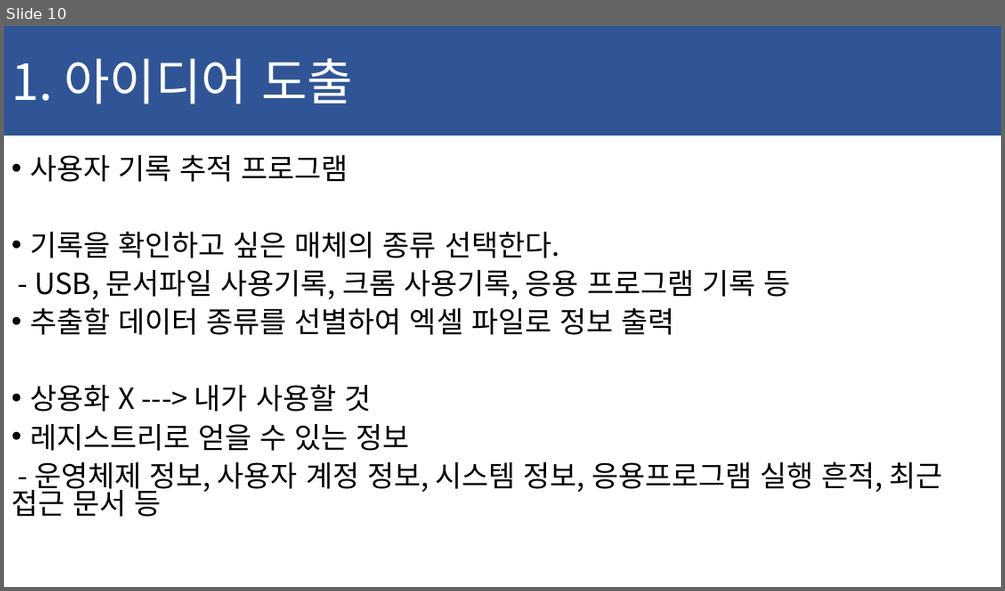
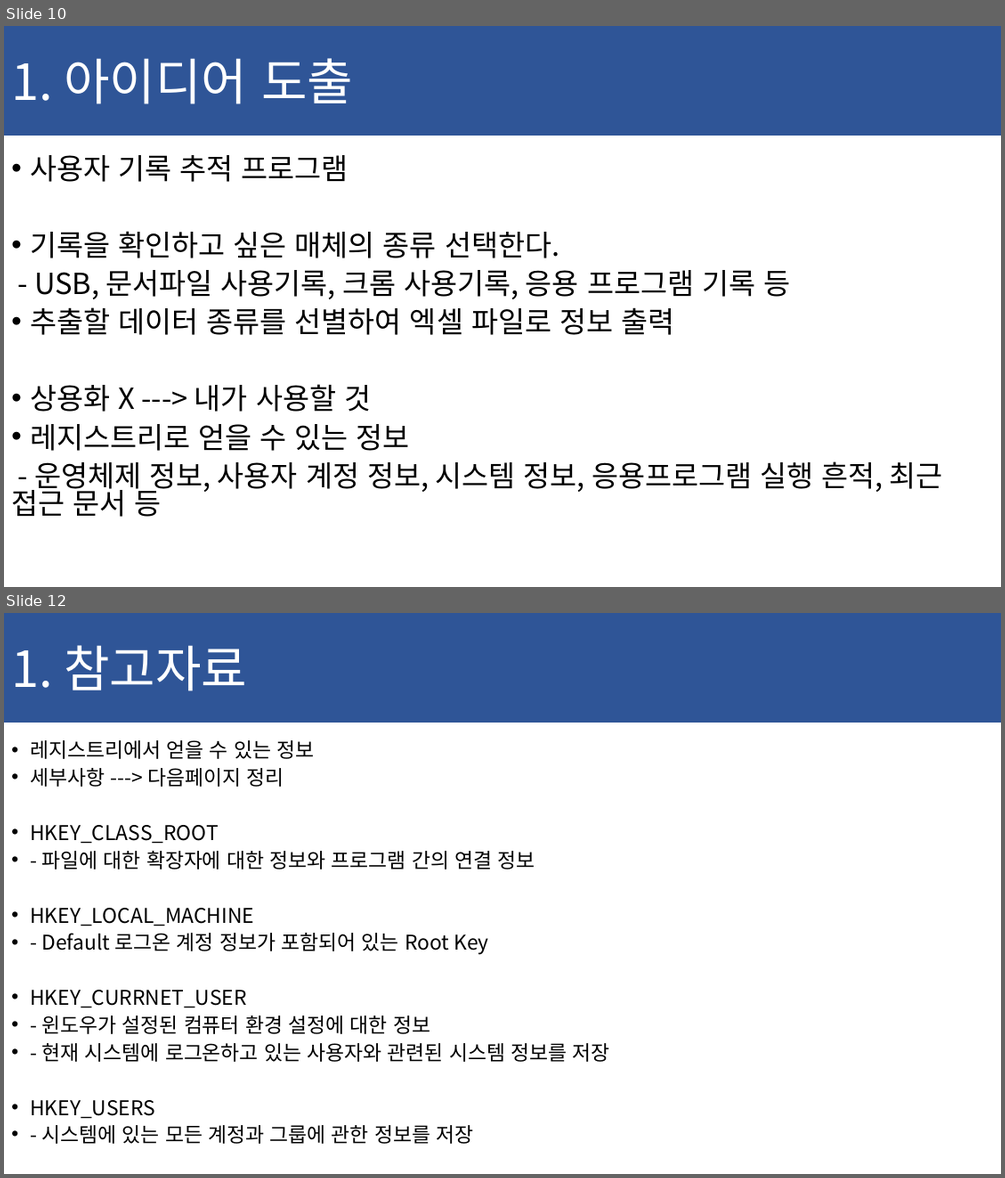
Before and after one commit to ChaeSung-Lee/DJ_InternShip, a slide deck: 2021_Summer/jp.hong/Project_BnD_jph.pptx. Shown one above the other, each under a label of ours: slide 10 before the commit, slides 10 and 12 after it; the slides between them are not shown. The pictures are 1005x591 and 1005x1178 pixels, drawn with LibreOffice and Linux fonts; fonts in the diff are those of the drawing. Boxes give left, top, right and bottom in pixels: in the first picture for what was removed or moved away, otherwise in the second. Text is boxed around its words. In the diff, an @@ line names an element or a change of style, - is before the commit and + after.

```diff
--- a/2021_Summer/jp.hong/Project_BnD_jph.pptx
+++ b/2021_Summer/jp.hong/Project_BnD_jph.pptx
@@ slide 12 added at [4, 613, 1001, 1174], background #FFFFFF @@
@@ rectangle added at [4, 613, 1001, 722], fill #2F5597, 48 pt, text #FFFFFF @@
+1. 참고자료
@@ text added at [30, 740, 610, 1143], 19.6 pt, text #000000 @@
+• 레지스트리에서 얻을 수 있는 정보
+• 세부사항 ---> 다음페이지 정리
+• HKEY_CLASS_ROOT
+• - 파일에 대한 확장자에 대한 정보와 프로그램 간의 연결 정보
+• HKEY_LOCAL_MACHINE
+• - Default 로그온 계정 정보가 포함되어 있는 Root Key
+• HKEY_CURRNET_USER
+• - 윈도우가 설정된 컴퓨터 환경 설정에 대한 정보
+• - 현재 시스템에 로그온하고 있는 사용자와 관련된 시스템 정보를 저장
+• HKEY_USERS
+• - 시스템에 있는 모든 계정과 그룹에 관한 정보를 저장
```
Also in this commit, not shown: 3 slides changed, 2 other slides added.
